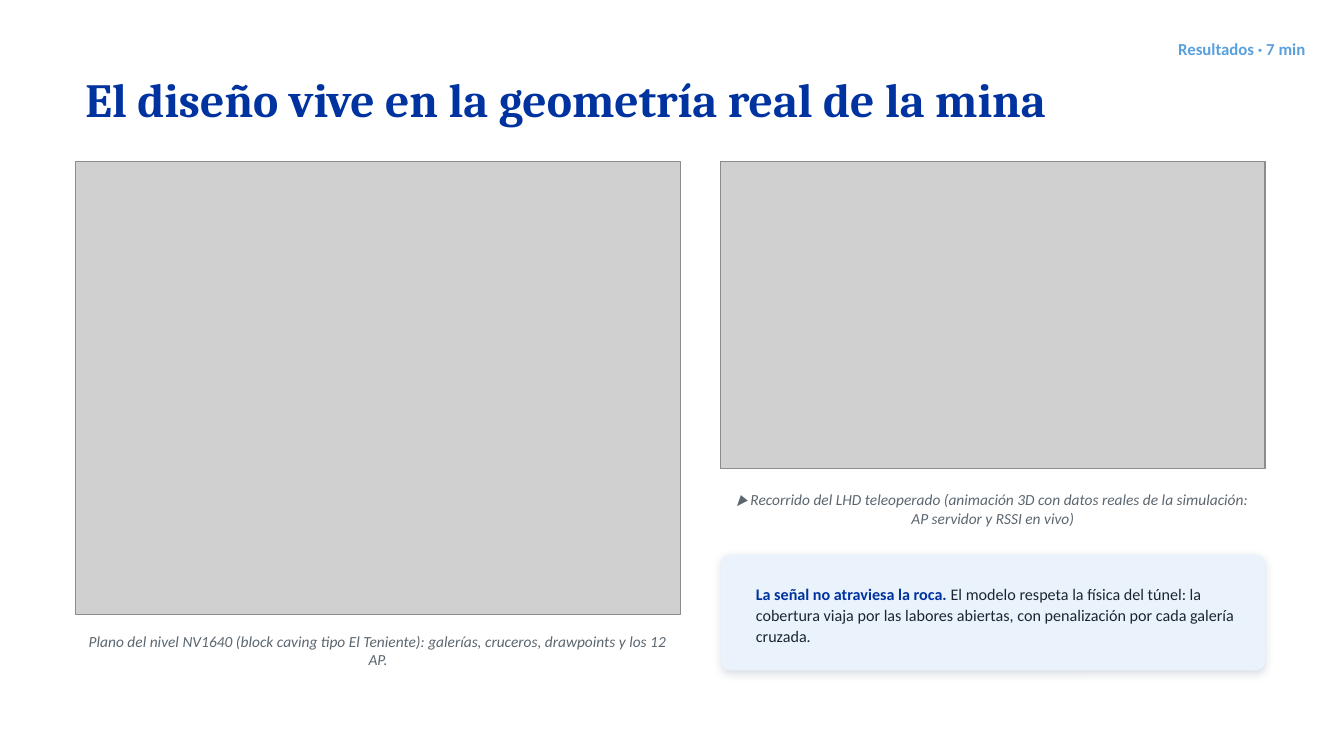
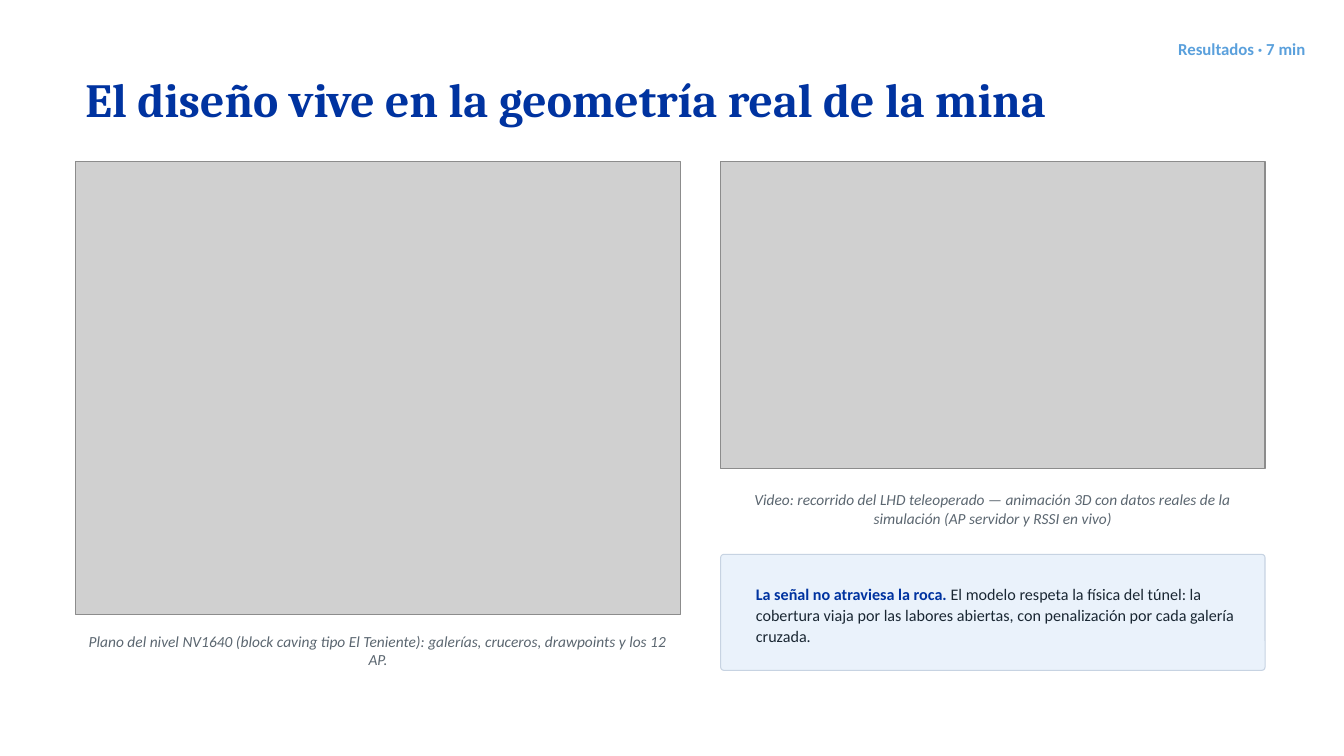
Before and after one commit to AdrianLopez012/tesis-lhd-802.11ac, a slide deck: slide 6 of fase4/presentacion/sustentacion_tesis.pptx. Drawn at 1344x756 pixels with LibreOffice and Linux fonts; fonts in the diff are those of the drawing; grey boxes stand for pictures. Boxes give left, top, right and bottom in pixels: in the first picture for what was removed or moved away, otherwise in the second. Text is boxed around its words. In the diff, an @@ line names an element or a change of style, - is before the commit and + after.

```diff
--- a/fase4/presentacion/sustentacion_tesis.pptx
+++ b/fase4/presentacion/sustentacion_tesis.pptx
@@ text at (754,494,1230,527): text changed @@
-▶ Recorrido del LHD teleoperado (animación 3D con datos reales de la simulación: AP servidor y RSSI en vivo)
+Video: recorrido del LHD teleoperado — animación 3D con datos reales de la simulación (AP servidor y RSSI en vivo)
@@ rounded rectangle at (721,555,1265,670): outline none to #C7D3E2 0.75 pt; shadow off; proportions changed @@
```
Also in this commit, not shown: 9 other slides changed, 1 slide added, 1 slide removed, 11 other files.
